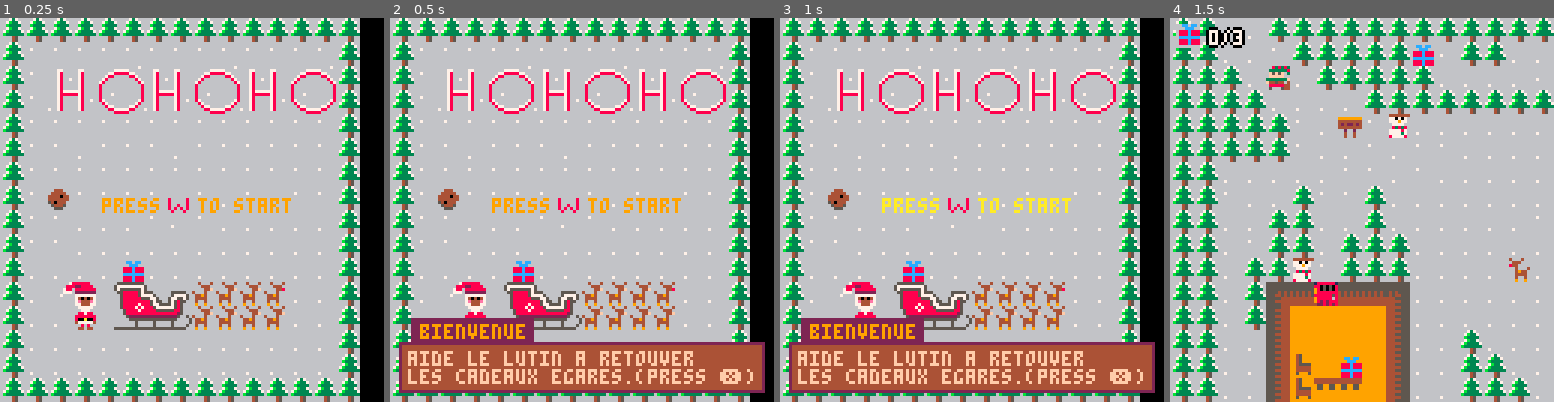
Above: before the commit, frames 1-4 (left to right).
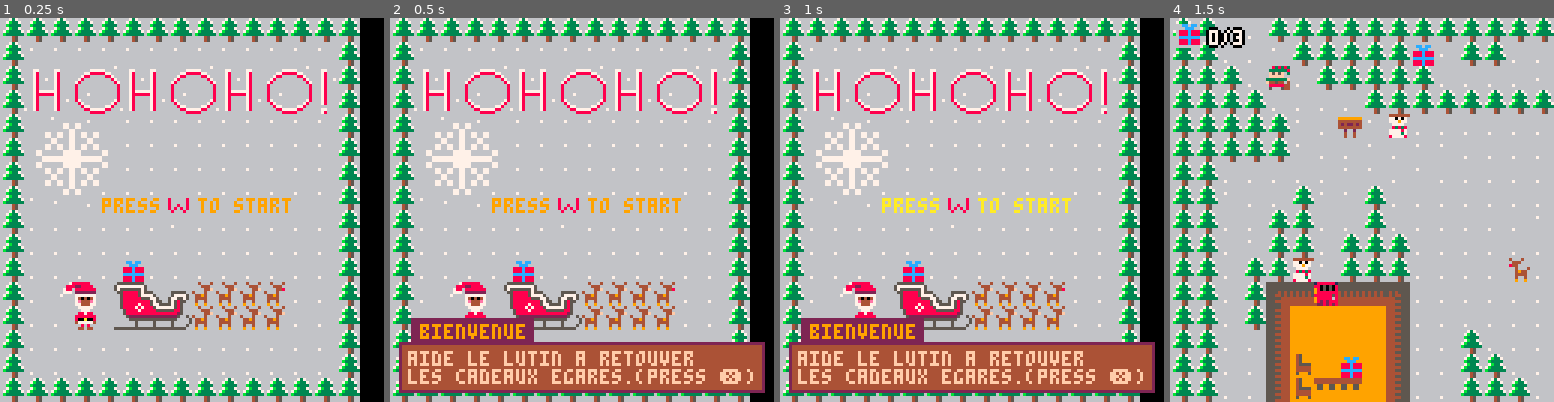
Above: after the commit, the same moments.

Repository: Tiki102/HOHOHO
Game: PICO-8 cartridge hohoho.p8
The game is run twice, just before and just after one commit, with the same random seed, the same clock (stepped at 60 frames per second) and the same inputs.
Inputs:
- Up to frame 1 (0.25 s): no input
- Up to frame 2 (0.5 s): tap O (Z key) at 0.33 s
- Up to frame 3 (1 s): tap O (Z key) at 0.7 s
- Up to frame 4 (1.5 s): tap X (X key) at 1.07 s; tap O (Z key) at 1.43 s

The runs differ from the first frame. In frame 1, 5.8% of the frame differs, in the area x 6-88%, y 12-62%; in frame 2, 5.8%; in frame 3, 5.8%; in frame 4, nothing differs.

Commit message:
modification de la page d'accueil

Diff:
--- a/hohoho.p8
+++ b/hohoho.p8
@@ -1,7 +1,7 @@
 pico-8 cartridge // http://www.pico-8.com
 version 38
 __lua__
---hohoho
+--hohoho!
 --cree par gigi, tijana et karina
 --avec la legere contribution de
 --tom,philippe & chichi
@@ -19,13 +19,17 @@
  if #messages==0 then
  	player_movement()
  end
+
  update_camera()
+
  update_msg()
+
  if btn(❎) then
- deer=false
- snow=false
- santa=false
+ 	deer=false
+ 	snow=false
+ 	santa=false
  end
+
 end
 
 function draw_game()
@@ -67,23 +73,20 @@
  newx=p.x
  newy=p.y
 	if p.anim_t==0 then
+			newox,newoy=0,0
 		if btn(➡️) then
 		 newx+=1
 		 newox=-8
-		 newoy=0
 		 p.flip=true
 		elseif btn(⬅️) then
 		 newx-=1
 		 newox=8
-		 newoy=0
 		 p.flip=false
 		elseif btn(⬇️) then
 		 newy+=1
-		 newox=0
 		 newoy=-8
 		elseif btn(⬆️) then
 		 newy-=1
-			newox=0
 			newoy=8
 		end
 	end
@@ -149,9 +152,10 @@
  	"le chemin est bloque comment\nfaire pour le deblayer?")
  elseif x==15 and y==17 and p.gift==3 or x==15 and y==18 and p.gift==3 then
  	create_msg("papa noel",
- 	"bravooo, tu as gagne!")
+ 	"bravooo,tu as gagne!")
  	santa=true
  end
+
 end
 
 -->8
@@ -231,7 +236,7 @@
 function pile_of_snow(x,y)
 	if p.shovel>0 then
 	 if x==19 and y==15 then
-	 create_msg("tas de neige",
+	 	create_msg("tas de neige",
 	 "oh! un cadeau etait enseveli!")
 			next_tile(x,y)
 		else
@@ -299,7 +307,7 @@
 end
 
 
------------menu -------------------
+--menu
 
 function init_menu()
  _update = update_menu
@@ -309,8 +317,8 @@
 end
 
 function update_menu()
-text_timer+=0.5
-update_msg()
+	text_timer+=0.5
+	update_msg()
  if btnp(🅾️) then
  create_msg("bienvenue",
  "aide le lutin a retouver\nles cadeaux egares.(press ❎)")
@@ -554,14 +564,14 @@
 __map__
 0303010103030303030303030303030303030303031010101010101010101010101010100000000000000000000000000000000000000000000000000000000000000000000000000000000000000000000000000000000000000000000000000000000000000101010101010101010101030303030303030303030303030303
 03030101040303030303051f0303010101010103031010101010101010101010101010100000000000000000000000000000000000000000000000000000000000000000000000000000000000000000000000000000000000000000000000000000000000000101010101010101010101030404040404040404040404040403
-0303030104010303030303010101011f03010101031010101010101010101010101010100000000000000000000000000000000000000000000000000000000000000000000000000000000000000000000000000000000000000000000000000000000000000101010101010101010101030440414243404142434041424303
-0303030301010101030303030303030302010103031010101010101010101010101010100000000000000000000000000000000000000000000000000000000000000000000000000000000000000000000000000000000000000000000000000000000000000101010101010101010101030450515253505152535051525303
-030303030304010e040201010101010101010303031010101010101010101010101010100000000000000000000000000000000000000000000000000000000000000000000000000000000000000000000000000000000000000000000000000000000000000101010101010101010101030404040404040404040404040403
-0303030303040101040104040101010101010303011010101010101010101010101010100000000000000000000000000000000000000000000000000000000000000000000000000000000000000000000000000000000000000000000000000000000000000101010101010101010101030404010404040104040404040403
-0303010101010104040104010101010101030301121010101010101010101010101010100000000000000000000000000000000000000000000000000000000000000000000000000000000000000000000000000000000000000000000000000000000000000101010101010101010101030404040404040404040404040403
-0303040101030404030101010101010103031212121010101010101010101010101010100000000000000000000000000000000000000000000000000000000000000000000000000000000000000000000000000000000000000000000000000000000000000101010101010101010101030411040404044504010401040403
-0303010103030101030101010101010404121212121010101010101010101010101010100000000000000000000000000000000000000000000000000000000000000000000000000000000000000000000000000000000000000000000000000000000000000101010101010101010101030404010101045504010101010103
-0303010403030103030301010101010104011212121010101010101010101010101010100000000000000000000000000000000000000000000000000000000000000000000000000000000000000000000000000000000000000000000000000000000000000101010101010101010101030404010101010101010101010103
+0303030104010303030303010101011f03010101031010101010101010101010101010100000000000000000000000000000000000000000000000000000000000000000000000000000000000000000000000000000000000000000000000000000000000000101010101010101010101034041424340414243404142434003
+0303030301010101030303030303030302010103031010101010101010101010101010100000000000000000000000000000000000000000000000000000000000000000000000000000000000000000000000000000000000000000000000000000000000000101010101010101010101035051525350515253505152534603
+030303030304010e0402010101010101010103030310101010101010101010101010101000000000000000000000000000000000000000000000000000000000000000000000000000000000000000000000000000000000000000000000000000000000000001010101010101010101010348494a4b04040404040404040403
+03030303030401010401040401010101010103030110101010101010101010101010101000000000000000000000000000000000000000000000000000000000000000000000000000000000000000000000000000000000000000000000000000000000000001010101010101010101010358595a4704040404040404040403
+03030101010101040401040101010101010303011210101010101010101010101010101000000000000000000000000000000000000000000000000000000000000000000000000000000000000000000000000000000000000000000000000000000000000001010101010101010101010368696a5704040404040404040403
+0303040101030404030101010101010103031212121010101010101010101010101010100000000000000000000000000000000000000000000000000000000000000000000000000000000000000000000000000000000000000000000000000000000000000101010101010101010101031f797a0404044504040404040403
+0303010103030101030101010101010404121212121010101010101010101010101010100000000000000000000000000000000000000000000000000000000000000000000000000000000000000000000000000000000000000000000000000000000000000101010101010101010101030101010101015501010101010103
+0303010403030103030301010101010104011212121010101010101010101010101010100000000000000000000000000000000000000000000000000000000000000000000000000000000000000000000000000000000000000000000000000000000000000101010101010101010101030101010101010101010101010103
 03030103030204030303010101010b0103030312011010101010101010101010101010100000000000000000000000000000000000000000000000000000000000000000000000000000000000000000000000000000000000000000000000000000000000000101010101010101010101030101010105010101010101010103
 03030103270a150a0a2801010101010101030303031010101010101010101010101010100000000000000000000000000000000000000000000000000000000000000000000000000000000000000000000000000000000000000000000000000000000000000101010101010101010101030120212223242526262636010103
 03030103093d3d3d3d0701010101010101010303031010101010101010101010101010100000101010100000000000000000000000000000000000000000000000000000000000000000000000000000000000000000000000000000000000000000000000000101010101010101010101030101313233343526262626010103
@@ -570,7 +580,7 @@
 03030101091817173d070101030303010e1d1d1d1d1010101010101010101010101010100000000000000000000000000000000000000000000000000000000000000000000000000000000000000000000000000000000000000000000000000000000000000101010101010101010101030303030303030303030303030303
 0303030337080808083801010303030303030103031010100000000000000000000000000000000000000000000000000000000000000000000000000000000000000000000000000000000000000000000000000000000000000000000000000000000000000101010101010101010101010101010101010101010101010101
 0303030301010101010101010303202101010103031010100010000000000000000000000000000000000000000000000000000000000000000000000000000000000000000000000000000000000000000000000000000000000000000000000000000000000101010101010101010101010101010101010101010101010101
-0313030101010101010101010303113101010303031010101010000000000000000000000000000000000000000000000000000000000000000000000000000000000000000000000000000000000000000000000000000000000000000000000000000000000101010101010101010101010101010101010101010101010103
+0313030101010101010101010303013101010303031010101010000000000000000000000000000000000000000000000000000000000000000000000000000000000000000000000000000000000000000000000000000000000000000000000000000000000101010101010101010101010101010101010101010101010103
 0301010101010101010101010403232425262626011010100000000000000000000000000000000000000000000000000000000000000000000000000000000000000000000000000000000000000000000000000000000000000000000000000000000000000101010101010101010101010101010101010101010101010103
 0303030101010101010101021b03333435262626261010100000000000000000000000000000000000000000000000000000000000000000000000000000000000000000000000000000000000000000000000000000000000000000000000000000000000000101010101010101010101010101010101010101010101010103
 
Not shown, changed: 32 lines of the sprite sheet (__gfx__) section of hohoho.p8
